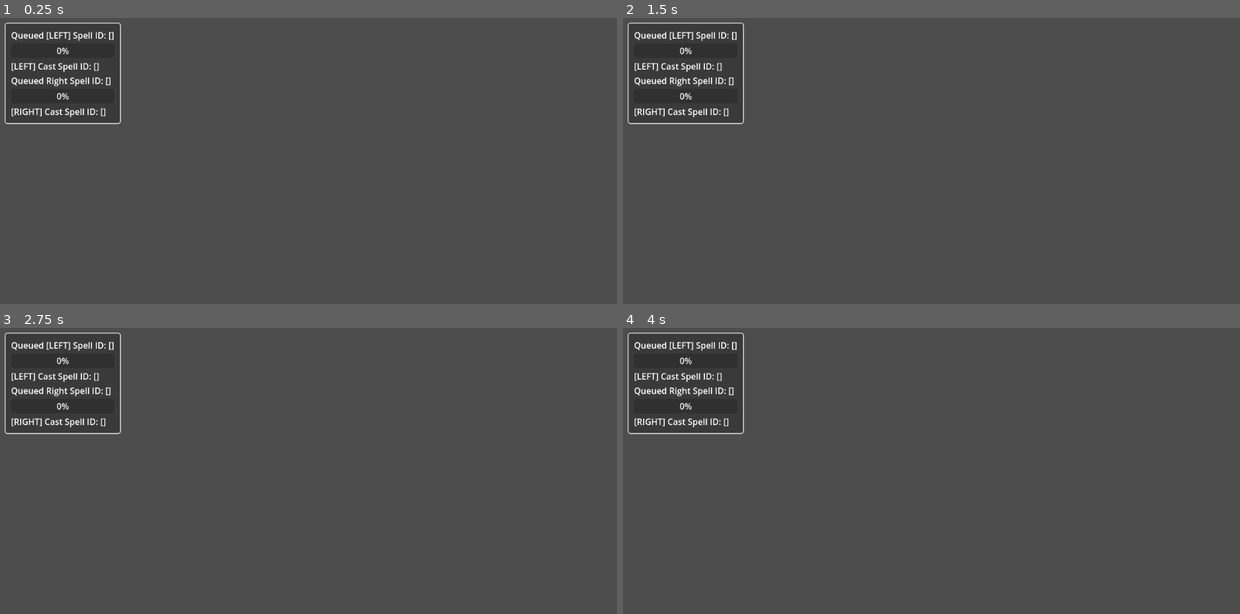
Above: before the commit, frames 1-4 (two rows, left to right).
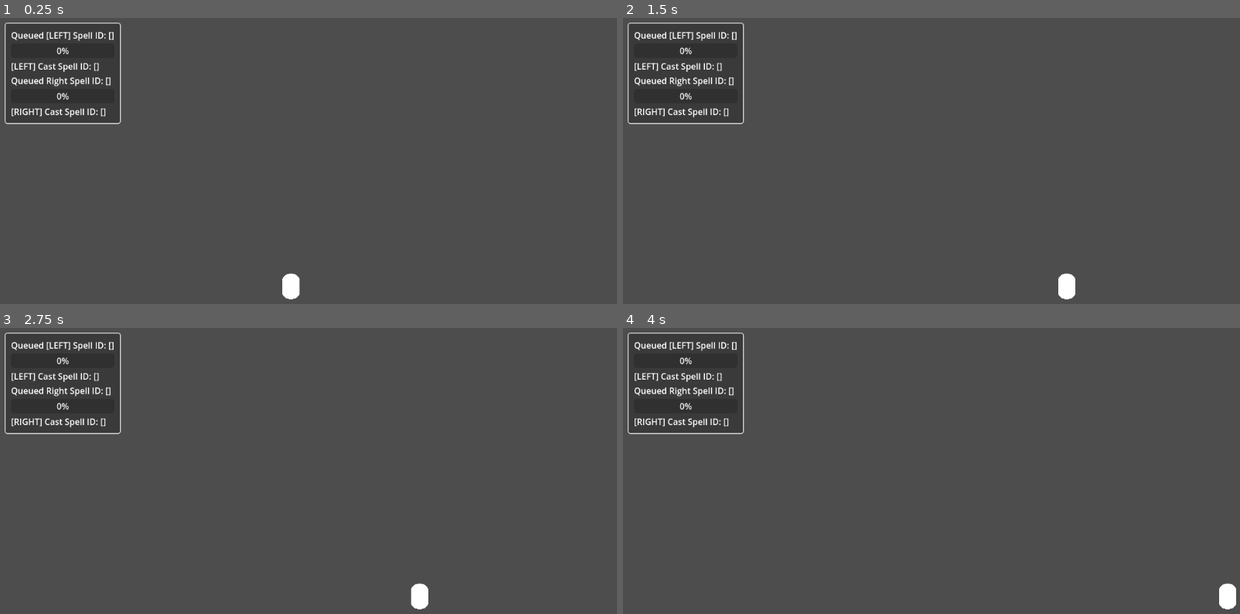
Above: after the commit, the same moments.

Repository: WobblyRonnoc/NecromancerGame
Game: Godot game, scene res://level.tscn
Same seed, same stepped clock (60 frames per second), same inputs: the game is played once before the commit and once after it.
Inputs:
- Up to frame 1 (0.25 s): no input
- Up to frame 2 (1.5 s): tap Enter (ui_accept) at 0.5, 0.6, 0.77, 1.07, 1.35 s; hold Right (ui_right) from 0.53 s (still down)
- Up to frame 3 (2.75 s): tap Enter (ui_accept) at 1.52, 1.82, 2.1 s; release Right (ui_right) at 2.03 s; hold Left (ui_left) from 2.03 s (still down)
- Up to frame 4 (4 s): release Left (ui_left) at 2.78 s; hold Right (ui_right) from 2.78 s (still down); tap Enter (ui_accept) at 2.85, 3.02, 3.32, 3.6, 3.77 s

The runs differ from the first frame. In frame 1, 0.2% of the frame differs, in the area x 45-49%, y 89-99%; in frame 2, 0.2%; in frame 3, 0.2%, in the area x 66-70%, y 89-99%; in frame 4, 0.2%.

Commit message:
remote work save

Diff:
--- a/analog_input_viewer.tscn
+++ b/analog_input_viewer.tscn
@@ -13,6 +13,8 @@
 radius = 0.509476
 
 [node name="AnalogInputViewer" type="Node2D"]
+modulate = Color(1, 1, 1, 0.294118)
+scale = Vector2(2, 2)
 script = ExtResource("1_li6lt")
 metadata/_edit_group_ = true
 
--- a/level.tscn
+++ b/level.tscn
@@ -1,18 +1,21 @@
-[gd_scene load_steps=3 format=3 uid="uid://4ri0jgqb2jxh"]
+[gd_scene load_steps=4 format=3 uid="uid://4ri0jgqb2jxh"]
 
 [ext_resource type="PackedScene" uid="uid://dw7n0cn7ekrb1" path="res://analog_input_viewer.tscn" id="1_xqoen"]
+[ext_resource type="PackedScene" uid="uid://udrj4gpdrtl7" path="res://player.tscn" id="3_nmefv"]
 [ext_resource type="PackedScene" uid="uid://bwymmn4gumgb1" path="res://debug_panel.tscn" id="4_h1nyo"]
 
 [node name="Level" type="Node2D"]
 
 [node name="AnalogInputViewer" parent="." instance=ExtResource("1_xqoen")]
-visible = false
-position = Vector2(320, 320)
+position = Vector2(320, 256)
 
 [node name="AnalogInputViewer2" parent="." instance=ExtResource("1_xqoen")]
-position = Vector2(576, 320)
+position = Vector2(768, 256)
 stick = 1
 
 [node name="DebugPanel" parent="." instance=ExtResource("4_h1nyo")]
 size_flags_horizontal = 0
 size_flags_vertical = 0
+
+[node name="Player" parent="." instance=ExtResource("3_nmefv")]
+position = Vector2(544, 528)
--- /dev/null
+++ b/player.gd
@@ -0,0 +1,29 @@
+extends CharacterBody2D
+
+
+const SPEED = 300.0
+const JUMP_VELOCITY = -400.0
+
+# Get the gravity from the project settings to be synced with RigidBody nodes.
+var gravity = 0
+
+
+func _physics_process(delta):
+	# Add the gravity.
+	if not is_on_floor():
+		velocity.y += gravity * delta
+
+	# Handle jump.
+	if Input.is_action_just_pressed("ui_accept") and is_on_floor():
+		velocity.y = JUMP_VELOCITY
+
+	# Get the input direction and handle the movement/deceleration.
+	# As good practice, you should replace UI actions with custom gameplay actions.
+	var direction = Input.get_axis("ui_left", "ui_right")
+	if direction:
+		velocity.x = direction * SPEED
+	else:
+		velocity.x = move_toward(velocity.x, 0, SPEED)
+
+
+	move_and_slide()
--- /dev/null
+++ b/player.tscn
@@ -0,0 +1,22 @@
+[gd_scene load_steps=4 format=3 uid="uid://udrj4gpdrtl7"]
+
+[ext_resource type="Script" path="res://player.gd" id="1_df7e2"]
+
+[sub_resource type="CapsuleShape2D" id="CapsuleShape2D_lqi6u"]
+radius = 16.0
+height = 48.0
+
+[sub_resource type="CapsuleMesh" id="CapsuleMesh_jspig"]
+
+[node name="Player" type="CharacterBody2D"]
+motion_mode = 1
+script = ExtResource("1_df7e2")
+
+[node name="CollisionShape2D" type="CollisionShape2D" parent="."]
+position = Vector2(0, -24)
+shape = SubResource("CapsuleShape2D_lqi6u")
+
+[node name="MeshInstance2D" type="MeshInstance2D" parent="."]
+position = Vector2(0, -24)
+scale = Vector2(32, 24)
+mesh = SubResource("CapsuleMesh_jspig")
